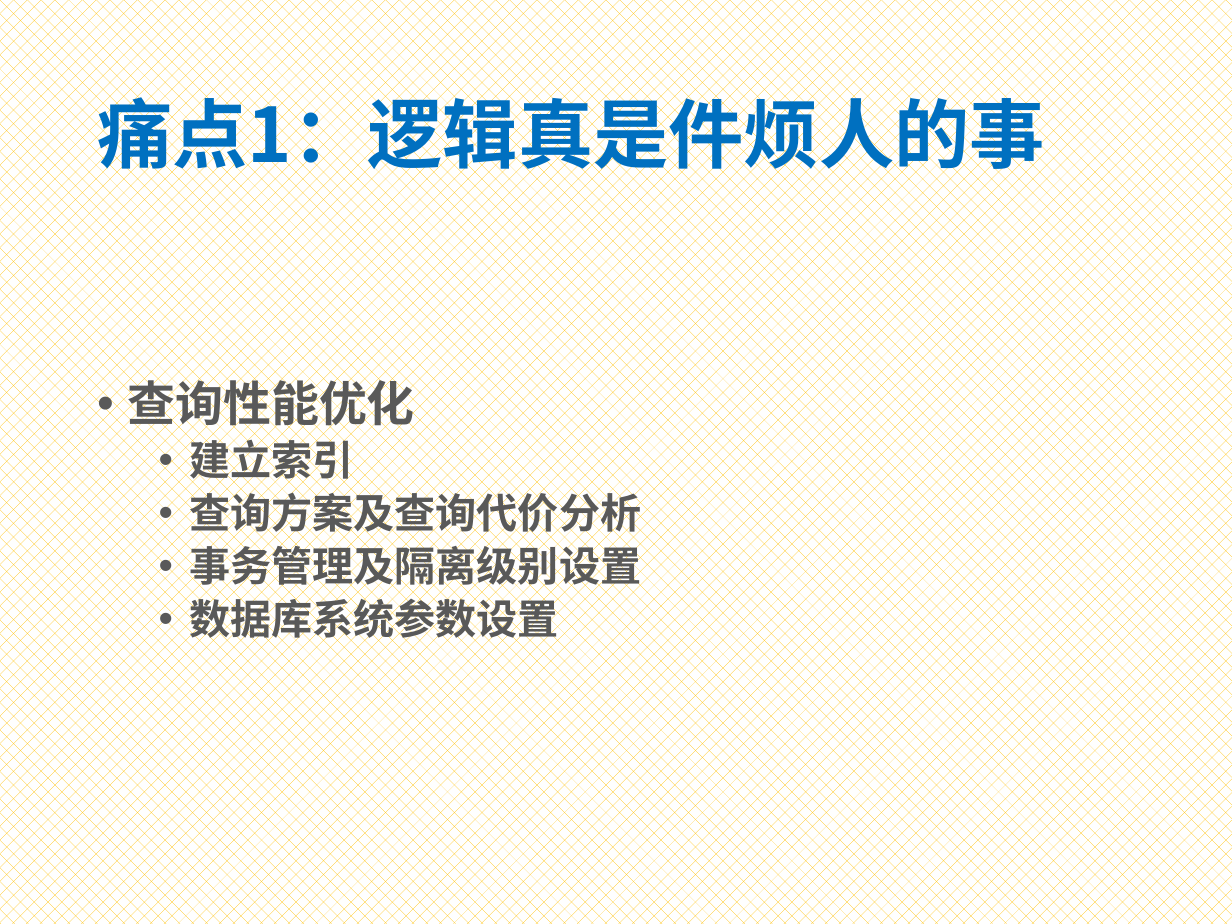
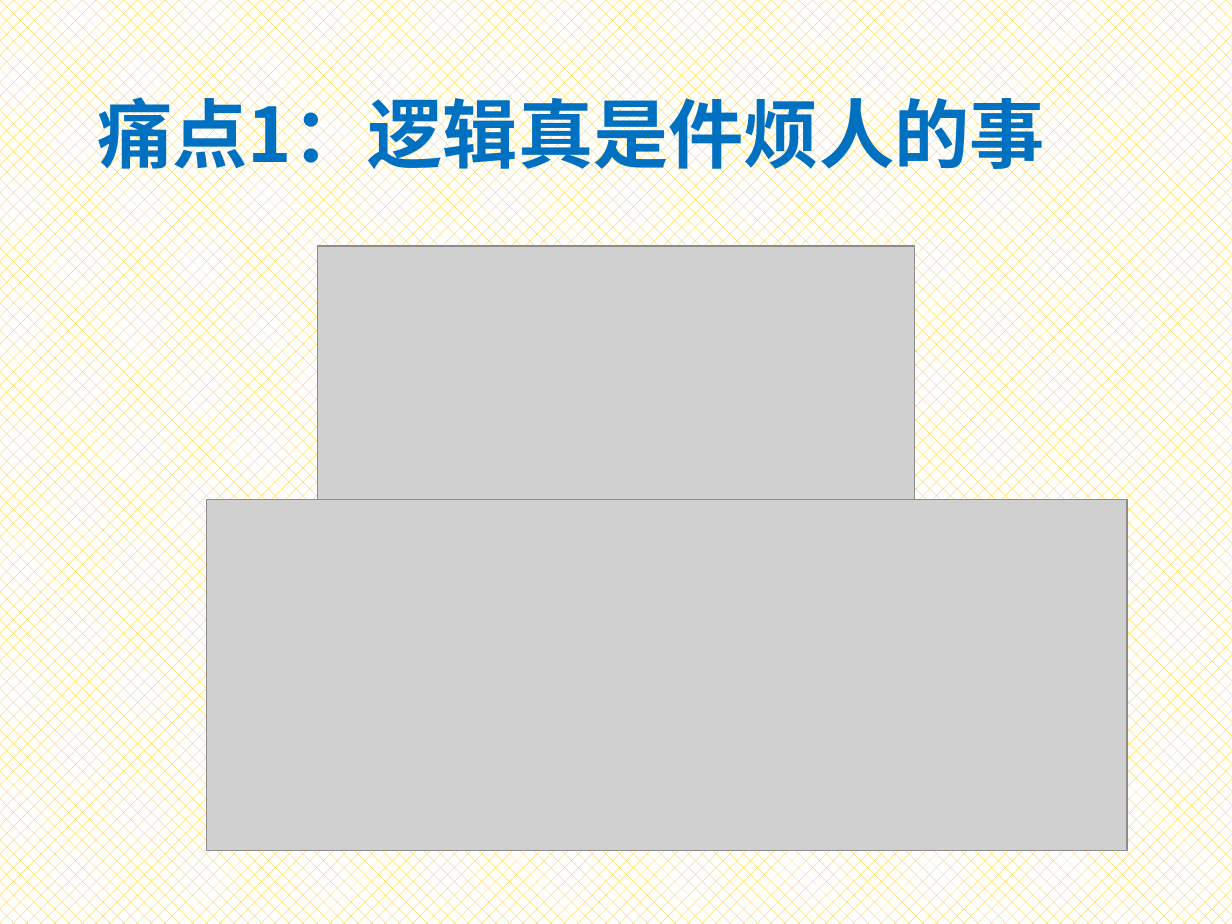
Before and after one commit to Bonjourz/to-simple, a slide deck: slide 2 of Presentation2 Template.pptx. Drawn at 1232x924 pixels with LibreOffice and Linux fonts; fonts in the diff are those of the drawing; grey boxes stand for pictures. Boxes give left, top, right and bottom in pixels: in the first picture for what was removed or moved away, otherwise in the second. Text is boxed around its words. In the diff, an @@ line names an element or a change of style, - is before the commit and + after.

Commit message:
modified ppt

```diff
--- a/Presentation2 Template.pptx
+++ b/Presentation2 Template.pptx
@@ picture added at (x1=318, y1=246, x2=914, y2=598) @@
@@ text removed at (x1=128, y1=371, x2=641, y2=644) @@
-• 查询性能优化
-  • 建立索引
-  • 查询方案及查询代价分析
-  • 事务管理及隔离级别设置
-  • 数据库系统参数设置
@@ picture added at (x1=207, y1=500, x2=1127, y2=851) @@
```
Also in this commit, not shown: 3 slides added.
